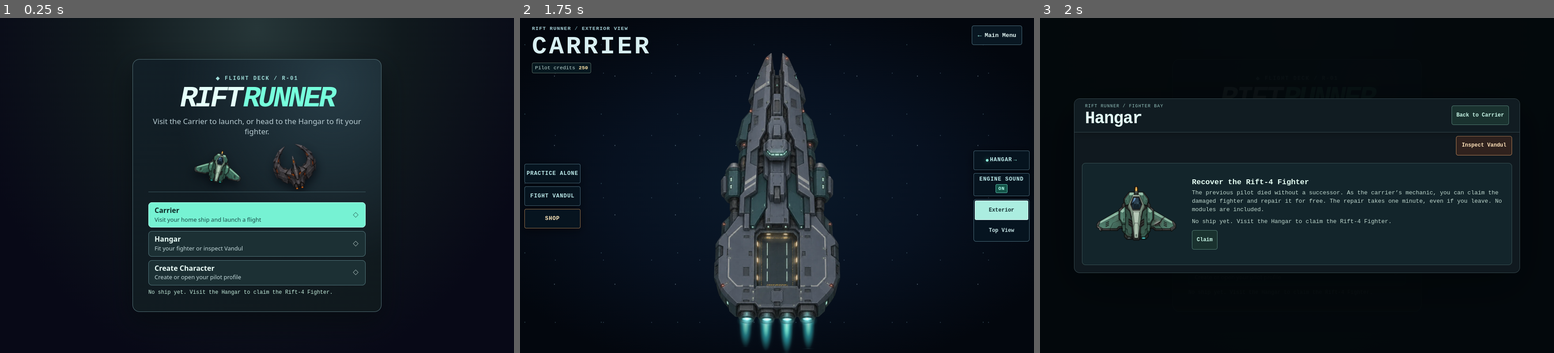
Above: before the commit, frames 1-3 (left to right).
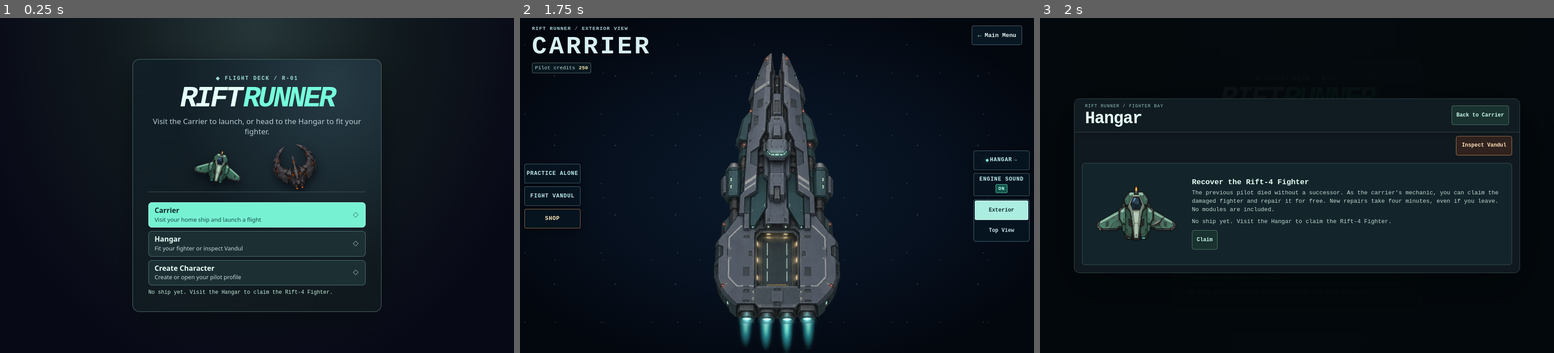
Above: after the commit, the same moments.

Repository: gambizt3-dev/rift-runner
Game: browser game, page index.html
The game is run twice, just before and just after one commit, with the same random seed, the same clock (stepped at 60 frames per second) and the same inputs.
Inputs (mouse positions are in pixels of both pictures, inside the frame that each line leads up to):
- Up to frame 1 (0.25 s): no input
- Up to frame 2 (1.75 s): click "Visit the Carrier to launch, …" at 0.27 s; click (777, 219) at 1.07 s; tap Space at 1.1, 1.6 s; click (792, 255) at 1.67 s
- Up to frame 3 (2 s): click "FIGHT VANDUL" at 1.77 s

Frames 1-2 are identical in both runs. In frame 3, 0.2% of the frame differs, in the area x 29-90%, y 53-58%.

Commit message:
Show damaged fighter in Hangar through four-minute repair progress

Diff:
--- a/game.js
+++ b/game.js
@@ -10,6 +10,8 @@
 function inspectingVandul(){return !!vandulHangarView&&!vandulHangarView.hidden;}
 const fitEngine=document.getElementById('fit-engine'),fitCore=document.getElementById('fit-core'),fitBattery=document.getElementById('fit-battery');
 const claimHullButton=document.getElementById('fit-claim-hull'),repairHullButton=document.getElementById('fit-repair-hull'),hullRecoveryStatus=document.getElementById('fit-hull-recovery-status');
+const repairProgressWrap=document.getElementById('fit-repair-progress-wrap'),repairProgress=document.getElementById('fit-repair-progress');
+const damagedBay=document.getElementById('hangar-damaged-bay'),repairedBay=document.getElementById('hangar-repaired-bay'),playerLoadout=document.getElementById('hangar-player-loadout'),salvagePreview=document.getElementById('fit-salvage-preview');
 const mainBuildStatus=document.getElementById('menu-build-status'),buildStatus=document.getElementById('fit-build-status'),fitCoreBadge=document.getElementById('fit-core-badge'),fitBatteryBadge=document.getElementById('fit-battery-badge');
 // The actual build screen fails closed even if its wallet script is unavailable.
 const managedBuild=!!buildStatus||typeof window.RiftCredits?.getBuildState==='function';
@@ -87,10 +89,10 @@
  return standard;
 }
 const shipBuildKey='rift-runner.ship-build.v1',hullKey='rift-runner.hull-owned.v1',hullId='rift-fighter';
-const hullRepairDurationMs=60000;
-let hullRepairReadyAt=0,lastHullRepairRefresh=-Infinity;
+const hullRepairDurationMs=240000,legacyHullRepairDurationMs=60000;
+let hullRepairReadyAt=0,hullRepairSpan=0,lastHullRepairRefresh=-Infinity;
 function saveHullCertificate(condition,readyAt,expected){
- const data=JSON.stringify({version:1,hull:hullId,condition,...(condition==='repairing'?{readyAt}:{})});
+ const data=JSON.stringify({version:1,hull:hullId,condition,...(condition==='repairing'?{readyAt,durationMs:hullRepairDurationMs}:{})});
  try{
   if((localStorage.getItem(hullKey)??null)!==expected)return false;
   localStorage.setItem(hullKey,data);
@@ -119,16 +121,18 @@
  try{return localStorage.getItem(hullKey)??null;}catch{return undefined;}
 }
 function fighterHullCondition(wallet=readBuildWallet(),raw=readHullRaw()){
- hullRepairReadyAt=0;
+ hullRepairReadyAt=hullRepairSpan=0;
  if(!wallet||raw===undefined)return 'unavailable';
  if(raw!==null){
   try{
    const cert=JSON.parse(raw);
    if(cert?.version!==1||cert.hull!==hullId)return 'unavailable';
    if(['damaged','repaired'].includes(cert.condition))return cert.condition;
-   if(cert.condition!=='repairing'||!Number.isSafeInteger(cert.readyAt)||cert.readyAt<=0)return 'unavailable';
+   if(cert.condition!=='repairing'||!Number.isSafeInteger(cert.readyAt)||cert.readyAt<=0||
+    (Object.hasOwn(cert,'durationMs')&&cert.durationMs!==hullRepairDurationMs))return 'unavailable';
    if(Date.now()>=cert.readyAt&&saveHullCertificate('repaired',undefined,raw))return 'repaired';
    hullRepairReadyAt=cert.readyAt;
+   hullRepairSpan=cert.durationMs??legacyHullRepairDurationMs;
    return 'repairing';
   }catch{return 'unavailable';}
  }
@@ -1506,7 +1510,19 @@
 }
 function showFighterFit(prefix=''){
  const wallet=readBuildWallet(),condition=fighterHullCondition(wallet),required=missingFitParts(wallet);
- const repairSeconds=Math.max(0,Math.ceil((hullRepairReadyAt-Date.now())/1000));
+ const repairing=condition==='repairing',repaired=condition==='repaired';
+ const remaining=repairing?clamp(hullRepairReadyAt-Date.now(),0,hullRepairSpan):0;
+ const repairSeconds=Math.ceil(remaining/1000);
+ if(repairProgress){
+  const value=repairing?Math.floor(100*(hullRepairSpan-remaining)/hullRepairSpan):0;
+  if(repairProgress.max!==100)repairProgress.max=100;
+  if(repairProgress.value!==value)repairProgress.value=value;
+ }
+ if(repairProgressWrap)repairProgressWrap.hidden=!repairing;
+ if(damagedBay)damagedBay.hidden=condition!=='damaged'&&!repairing;
+ if(repairedBay)repairedBay.hidden=!repaired;
+ if(playerLoadout)playerLoadout.hidden=!repaired;
+ if(salvagePreview)salvagePreview.hidden=condition!=='unclaimed';
  const summary=!wallet?'Pilot inventory unavailable. Flight is locked.':
   condition==='unavailable'?'Ship ownership unavailable. Flight is locked.':
   condition==='unclaimed'?'No ship yet. Visit the Hangar to claim the Rift-4 Fighter.':
--- a/index.html
+++ b/index.html
@@ -12,12 +12,12 @@
 <link rel="icon" type="image/png" href="rift-192.png">
 <title>Rift Runner</title>
 <meta name="description" content="Pilot a low hovercraft through a single test arena. Push cones and try the manual blaster.">
-<link rel="stylesheet" href="style.css?v=81">
+<link rel="stylesheet" href="style.css?v=82">
 <script src="blaster-sfx.js" defer></script>
 <script src="ballistic-sfx.js?v=13" defer></script>
 <script src="ballistic-burst-echo-sfx.js?v=2" defer></script>
 <script src="pilot-credits.js?v=79" defer></script>
-<script src="game.js?v=81" defer></script>
+<script src="game.js?v=82" defer></script>
 </head>
 <body>
 <main class="cabinet" id="game-cabinet" data-view="menu">
@@ -114,17 +114,26 @@
 </header>
 <div class="hangar-view-actions"><button type="button" id="inspect-vandul" class="hangar-inspect-button" aria-expanded="false" aria-controls="vandul-hangar-view">Inspect Vandul</button></div>
 <div class="hangar-content" id="player-hangar-view" data-fighter="unclaimed">
+<figure class="hangar-hero hangar-damaged-bay" id="hangar-damaged-bay" aria-label="Damaged Rift-4 Fighter on the hangar floor" hidden>
+ <img class="hangar-floor" src="./hangar-floor.webp?v=25" width="1056" height="704" loading="lazy" alt="">
+ <img class="hangar-damaged-fighter" src="./fighter-salvage-damaged.webp?v=76" width="450" height="300" loading="lazy" decoding="async" alt="Rift-4 with chipped wings and a cracked canopy">
+ <figcaption><span>BAY 01 · RIFT-4 FIGHTER</span><span class="hangar-damage-tag">HULL DAMAGED</span></figcaption>
+</figure>
 <section class="hangar-hull-recovery" aria-labelledby="fit-hull-recovery-title">
- <img src="./fighter-salvage-damaged.webp?v=76" width="450" height="300" alt="Damaged Rift-4 Fighter in the Hangar" loading="lazy" decoding="async">
+ <img id="fit-salvage-preview" src="./fighter-salvage-damaged.webp?v=76" width="450" height="300" alt="Unclaimed Rift-4 Fighter salvage" loading="lazy" decoding="async">
  <div>
   <h3 id="fit-hull-recovery-title">Recover the Rift-4 Fighter</h3>
-  <p>The previous pilot died without a successor. As the carrier’s mechanic, you can claim the damaged fighter and repair it for free. The repair takes one minute, even if you leave. No modules are included.</p>
+  <p>The previous pilot died without a successor. As the carrier’s mechanic, you can claim the damaged fighter and repair it for free. New repairs take four minutes, even if you leave. No modules are included.</p>
   <p id="fit-hull-recovery-status" role="status">Checking the Hangar…</p>
+  <div id="fit-repair-progress-wrap" class="hangar-repair-progress" hidden>
+   <label for="fit-repair-progress">Repair progress</label>
+   <progress id="fit-repair-progress" max="100" value="0">0%</progress>
+  </div>
   <button type="button" id="fit-claim-hull" class="hangar-back" hidden>Claim</button>
   <button type="button" id="fit-repair-hull" class="hangar-back" hidden>Repair hull · Free</button>
  </div>
 </section>
-<figure class="hangar-hero" aria-label="Rift-4 Fighter on the hangar floor">
+<figure class="hangar-hero" id="hangar-repaired-bay" aria-label="Repaired Rift-4 Fighter on the hangar floor" hidden>
 <img class="hangar-floor" src="./hangar-floor.webp?v=25" width="1056" height="704" loading="lazy" alt="">
 <div class="hangar-fighter" id="hangar-canopy-rig" data-canopy="closed" data-engine-test="idle" data-engine-shake="off">
 <svg viewBox="0 0 480 320" width="480" height="320" aria-hidden="true" focusable="false">
@@ -182,7 +191,7 @@
 </div>
 <figcaption><span>BAY 01 · RIFT-4 FIGHTER</span><span id="canopy-hint">Tap canopy to open</span></figcaption>
 </figure>
-<section class="hangar-loadout" aria-labelledby="loadout-title">
+<section class="hangar-loadout" id="hangar-player-loadout" aria-labelledby="loadout-title" hidden>
 <div class="loadout-head"><h3 id="loadout-title">Loadout<small id="fit-hull-stat"></small><small id="fit-weight-stat">< …(375 unchanged characters)…
 <div class="hangar-slots" id="fighter-fit-grid">
 <div class="fit-slot"><label class="fit-name" for="fit-shield"><span aria-hidden="true">01</span> Shield</label><select …(276 unchanged characters)…
--- a/style.css
+++ b/style.css
@@ -344,15 +344,24 @@
 .hangar-loadout{display:grid;gap:8px;align-content:start;min-width:0;padding:0 3px 6px}
 .loadout-head{display:grid;gap:4px}
 .loadout-head h3{margin:0;color:#e3f2ed;font-size:17px;line-height:1.2}
-#player-hangar-view:not([data-fighter="repaired"]) > :is(.hangar-hero,.hangar-loadout),
-#player-hangar-view[data-fighter="repaired"] > .hangar-hull-recovery,
-.hangar-hull-recovery button[hidden],.fit-power-module[hidden]{display:none}
+/* Both bay pictures start hidden; the saved hull condition is the only switch. */
+#player-hangar-view>[hidden],.hangar-hull-recovery [hidden],.fit-power-module[hidden]{display:none}
+#player-hangar-view[data-fighter="repaired"]>.hangar-hull-recovery{display:none}
+.hangar-damaged-fighter{position:relative;display:block;width:min(87%,720px);height:auto;filter:saturate(.77) brightness(.89) drop-shadow(0 8px 8px #000b);pointer-events:none}
+.hangar-damage-tag{padding:2px 5px;border:1px solid #db9c64;border-radius:3px;background:#371f16dc;color:#ffdeba;white-space:nowrap}
 .hangar-hull-recovery{grid-column:1/-1;display:grid;grid-template-columns:minmax(0,1fr);align-items:center;gap:10px;padding:12px;border:1px solid #385052;border-radius:8px;background:#13252b}
 .hangar-hull-recovery img{width:100%;max-height:205px;object-fit:contain;border-radius:6px}
 .hangar-hull-recovery h3{margin:0;color:#e6fff4;font-size:17px}
 .hangar-hull-recovery p{margin:6px 0 9px;color:#bed7cd;font-size:13px;line-height:1.45}
 .hangar-hull-recovery button{min-height:44px}
-@media(min-width:640px){.hangar-hull-recovery{grid-template-columns:minmax(0,220px) minmax(0,1fr);gap:16px}}
+.hangar-repair-progress{display:grid;gap:5px;margin:8px 0 3px;color:#ffe0bc;font-size:12px;font-weight:750}
+.hangar-repair-progress progress{width:100%;height:12px;accent-color:#e9b477}
+@media(min-width:640px){
+ #player-hangar-view[data-fighter="unclaimed"]>.hangar-hull-recovery{grid-template-columns:minmax(0,220px) minmax(0,1fr);gap:16px}
+}
+@media(min-width:920px){
+ #player-hangar-view:is([data-fighter="damaged"],[data-fighter="repairing"])>.hangar-hull-recovery{grid-column:auto}
+}
 .fit-power-module{display:grid;justify-items:start;gap:4px}
 .menu-build-status,.fit-build-status{margin:0;color:#c4eddc;font-size:12px;line-height:1.4}
 .fit-shop-link{justify-self:start;display:inline-flex;align-items:center;min-height:44px;padding:0 9px;border:1px solid #548678;border-radius:5px;color:#d8ffed;background:#162e2e;font-size:12px;font-weight:800}
--- a/tests/ballistic.test.cjs
+++ b/tests/ballistic.test.cjs
@@ -31,7 +31,7 @@
  for(const id of ['fit-weapon-picker','fighter-fit-grid','fit-picker-slot','fit-picker-done',
   ...['primary','secondary'].flatMap(slot=>['picture','image','empty','title'].map(part=>'fit-'+slot+'-'+part)),
   ...['blaster','ballistic','ak77','empty'].flatMap(gun=>['fit-pick-'+gun,'fit-pick-'+gun+'-status','fit-pick-'+gun+'-summary'])])el[id]=elem();
- if(buildUI)for(const id of ['menu-build-status','fit-build- …(147 unchanged characters)… r-hull','fit-hull-recovery-status','fit-core-empty','fit-core-module','fit-battery-empty','fit-battery-module'])el[id]=elem();
+ if(buildUI)for(const id of ['menu-build-status','fit-build- …(147 unchanged characters)… r-hull','fit-hull-recovery-status','fit-repair-progress-wrap','fit-repair-progress','hangar-damaged-bay','hangar-repaired-bay','hangar-player-loadout','fit-salvage-preview','fit-core-empty','fit-core-module','fit-battery-empty','fit-battery-module'])el[id]=elem();
  el['fit-weapon-picker'].hidden=true;
  if(!legacyArenaHangar)delete el['open-hangar'];
  el.game.getContext=()=>draw;if(canvasBox)el.game.getBoundingClientRect=()=>canvasBox;
--- /dev/null
+++ b/tests/hangar-repair-art.test.cjs
@@ -0,0 +1,13 @@
+'use strict';
+const test=require('node:test'),assert=require('node:assert/strict'),fs=require('node:fs'),path=require('node:path');
+const site=['../dist','..'].map(p=>path.join(__dirname,p)).find(p=>fs.existsSync(path.join(p,'index.html')));
+const read=name=>fs.readFileSync(path.join(site,name),'utf8');
+test('Hangar repair uses distinct floor art; both bays fail closed and the progress bar has a label',()=>{
+ const html=read('index.html'),css=read('style.css');
+ assert.match(html,/<figure[^>]+id="hangar-damaged-bay"[^>]+hidden>[\s\S]*?hangar-floor\.webp[\s\S]*?fighter-salvage-damaged\.webp[^>]*>[\s\S]*?HULL DAMAGED/);
+ assert.match(html,/<figure[^>]+id="hangar-repaired-bay"[^>]+hidden>[\s\S]*?fighter-winged\.png/);
+ assert.match(html,/<section[^>]+id="hangar-player-loadout"[^>]+hidden>/);
+ assert.match(html,/<div id="fit-repair-progress-wrap"[^>]+hidden>\s*<label for="fit-repair-progress">Repair progress<\/label>\s*<progress id="fit-repair-progress" max="100" value="0">/);
+ assert.match(css,/#player-hangar-view>\[hidden\]/);
+ assert.match(html,/takes? four minutes/);
+});
--- a/tests/starter-build.test.cjs
+++ b/tests/starter-build.test.cjs
@@ -34,7 +34,7 @@
 });
 test('purchased parts appear without auto-fit, persist individually and validated routes let an exact minimal build launch',async()=>{
  let now=100000;const api=services(),q=managed(api,{wallNow:()=>now});choose(q);
- q.click('fit-claim-hull');q.click('fit-repair-hull');now+=60000;q.step();
+ q.click('fit-claim-hull');q.click('fit-repair-hull');now+=240000;q.step();
  for(const id of [stock,core,battery,'blaster'])api.add(id);
  q.outside('rift:walletchange',{});
  assert.equal(q.el['fit-pick-blaster'].disabled,false);
@@ -101,21 +101,43 @@
  q.reset();q.step(50);assert.equal(api.kills,1);
 });
 
-test('claimed Rift-4 repairs for a full real minute across visits, with no unlock or extra writes before due',()=>{
+function bayVisibility(q){
+ return ['fit-salvage-preview','hangar-damaged-bay','hangar-repaired-bay','hangar-player-loadout','fit-repair-progress-wrap'].map(id=>!q.el[id].hidden);
+}
+test('claimed Rift-4 remains visibly damaged for four real minutes across reloads, with live repair progress',()=>{
  let now=100000;const api=services({items:[stock,core,battery,'blaster']}),wallet=api.getBuildState();
  const options={wallNow:()=>now,address:{search:'?launch=practice',replace(){}}},q=managed(api,options);
  assert.match(summary(q),/No ship yet/);q.fit('engine',stock);assert.equal(q.storage.get(key),undefined);
+ assert.deepEqual(bayVisibility(q),[true,false,false,false,false]);
  q.click('fit-claim-hull');assert.equal(JSON.parse(q.storage.get(hullKey)).condition,'damaged');
+ assert.deepEqual(bayVisibility(q),[false,true,false,false,false]);
  q.click('fit-repair-hull');const pending=q.storage.get(hullKey);
- assert.deepEqual(JSON.parse(pending),{version:1,hull:'rift-fighter',condition:'repairing',readyAt:160000});
- assert.match(summary(q),/1:00 remaining/);q.click('fit-repair-hull');assert.equal(q.storage.get(hullKey),pending);
- now=159999;q.step();assert.match(summary(q),/0:01 remaining/);
+ assert.deepEqual(JSON.parse(pending),{version:1,hull:'rift-fighter',condition:'repairing',readyAt:340000,durationMs:240000});
+ assert.deepEqual(bayVisibility(q),[false,true,false,false,true]);
+ assert.match(summary(q),/4:00 remaining/);assert.equal(q.el['fit-repair-progress'].value,0);
+ q.click('fit-repair-hull');assert.equal(q.storage.get(hullKey),pending);
+ now=220000;q.step(16);
+ assert.match(summary(q),/2:00 remaining/);assert.equal(q.el['fit-repair-progress'].value,50);
+ now=339999;q.step(16);assert.match(summary(q),/0:01 remaining/);
  const early=managed(api,{...options,savedHull:pending});
+ assert.deepEqual(bayVisibility(early),[false,true,false,false,true]);
+ assert.equal(early.el['fit-repair-progress'].value,99);
  assert.equal(early.inspect().state,'menu');assert.equal(early.storage.get(hullKey),pending);
- now=160000;const complete=managed(api,{...options,savedHull:pending});
+ now=340000;const complete=managed(api,{...options,savedHull:pending});
  assert.equal(JSON.parse(complete.storage.get(hullKey)).condition,'repaired');
+ assert.deepEqual(bayVisibility(complete),[false,false,true,true,false]);
  assert.match(summary(complete),/Fit: engine/);assert.equal(complete.inspect().state,'menu');
  assert.deepEqual(api.getBuildState(),wallet);
+});
+
+test('existing 60-second repairs retain their original progress span and deadline on the new build',()=>{
+ let now=130000;
+ const api=services(),pending=JSON.stringify({version:1,hull:'rift-fighter',condition:'repairing',readyAt:160000});
+ const q=managed(api,{savedHull:pending,wallNow:()=>now,address:{search:'?hangar=carrier',replace(){}}});
+ assert.match(summary(q),/0:30 remaining/);assert.equal(q.el['fit-repair-progress'].value,50);
+ assert.equal(q.storage.get(hullKey),pending);assert.deepEqual(bayVisibility(q),[false,true,false,false,true]);
+ now=160000;q.step();assert.equal(JSON.parse(q.storage.get(hullKey)).condition,'repaired');
+ assert.deepEqual(bayVisibility(q),[false,false,true,true,false]);
 });
 
 test('a malformed explicit hull certificate fails closed instead of granting a legacy migration or permitting overwrite',()=>{
--- a/tests/v78-starter-progression-audit.test.cjs
+++ b/tests/v78-starter-progression-audit.test.cjs
@@ -37,8 +37,8 @@
  const h=game(hangar);h.click('fit-claim-hull');assert.equal(JSON.parse(store.get(hullKey)).condition,'damaged');
  assert.equal(home.api.getBalance(),250);assert.deepEqual(Array.from(home.api.getBuildState().owned),[]);
  h.click('fit-repair-hull');
- const pending=JSON.parse(store.get(hullKey));assert.equal(pending.condition,'repairing');assert.equal(pending.readyAt,now+60000);
- now+=59999;assert.equal(game(launch).inspect().state,'menu');assert.equal(JSON.parse(store.get(hullKey)).condition,'repairing');
+ const pending=JSON.parse(store.get(hullKey));assert.equal(pending.condition,'repairing');assert.equal(pending.readyAt,now+240000);
+ now+=239999;assert.equal(game(launch).inspect().state,'menu');assert.equal(JSON.parse(store.get(hullKey)).condition,'repairing');
  now++;const repaired=game(hangar);assert.equal(JSON.parse(store.get(hullKey)).condition,'repaired');
  assert.match(repaired.el['fit-build-status'].textContent,/Fit: engine, power core, reserve cell, primary weapon/);
  assert.equal(store.has(shipKey),false,'repair does not auto-fit');
